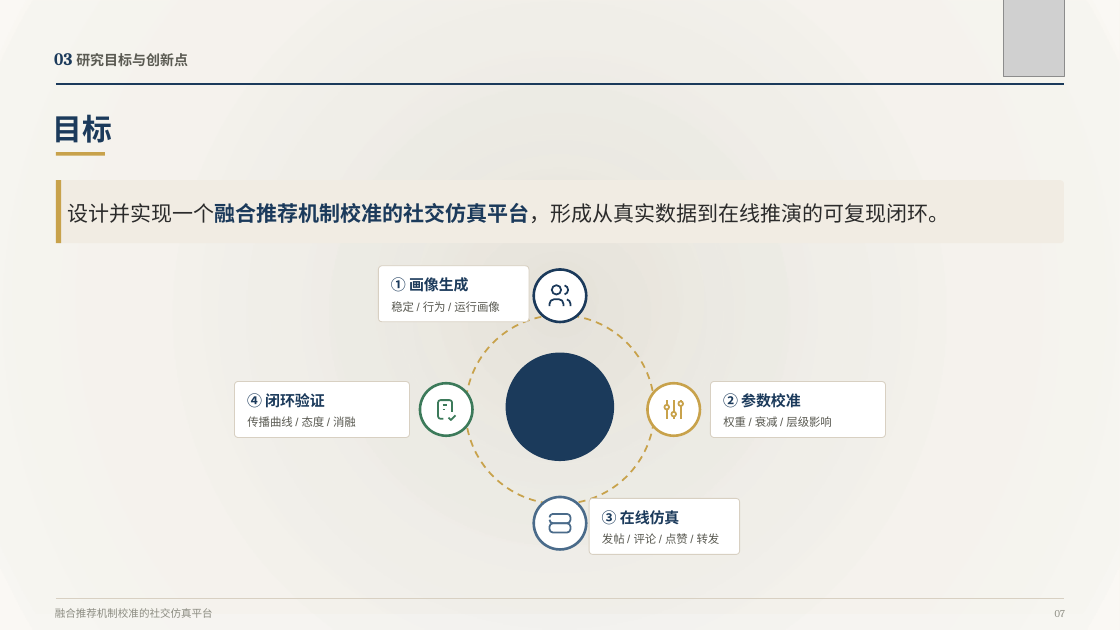
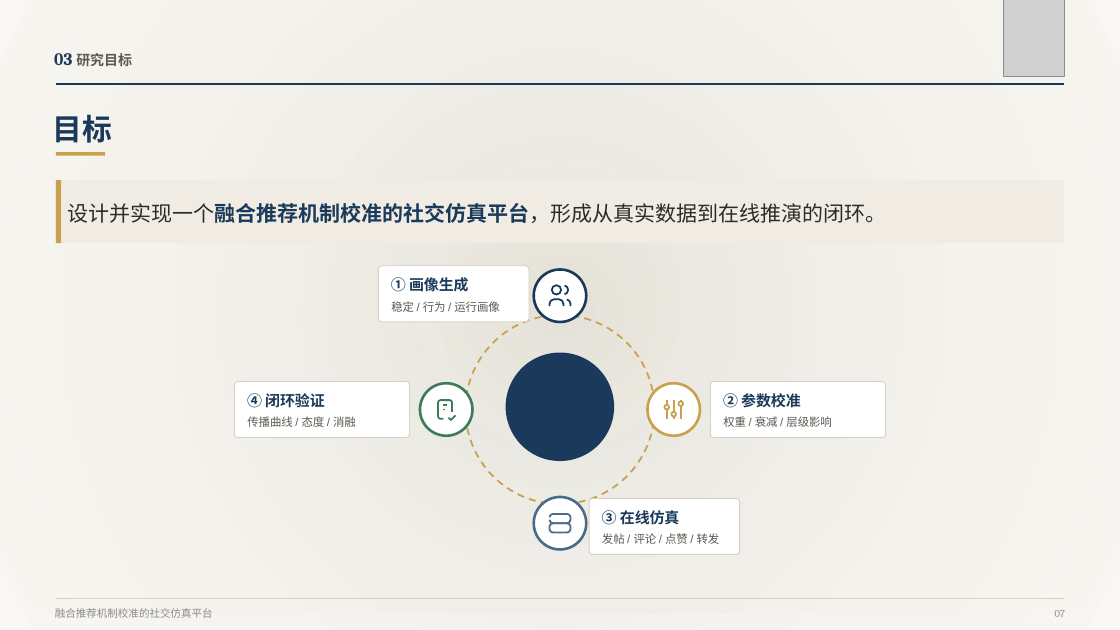
Before and after one commit to zhangyipeng623/moss_web, a slide deck: slide 7 of docs/paper/开题报告/张艺鹏-开题报告汇报PPT.pptx. Drawn at 1120x630 pixels with LibreOffice and Linux fonts; fonts in the diff are those of the drawing; grey boxes stand for pictures. Boxes give left, top, right and bottom in pixels: in the first picture for what was removed or moved away, otherwise in the second. Text is boxed around its words. In the diff, an @@ line names an element or a change of style, - is before the commit and + after.

```diff
--- a/docs/paper/开题报告/张艺鹏-开题报告汇报PPT.pptx
+++ b/docs/paper/开题报告/张艺鹏-开题报告汇报PPT.pptx
@@ text at box(54, 53, 132, 66): text changed @@
-03 研究目标与创新点
+03 研究目标
@@ text at box(67, 203, 886, 223): text changed @@
-设计并实现一个融合推荐机制校准的社交仿真平台，形成从真实数据到在线推演的可复现闭环。
+设计并实现一个融合推荐机制校准的社交仿真平台，形成从真实数据到在线推演的闭环。
```
Also in this commit, not shown: 8 other slides changed, 4 other files.
